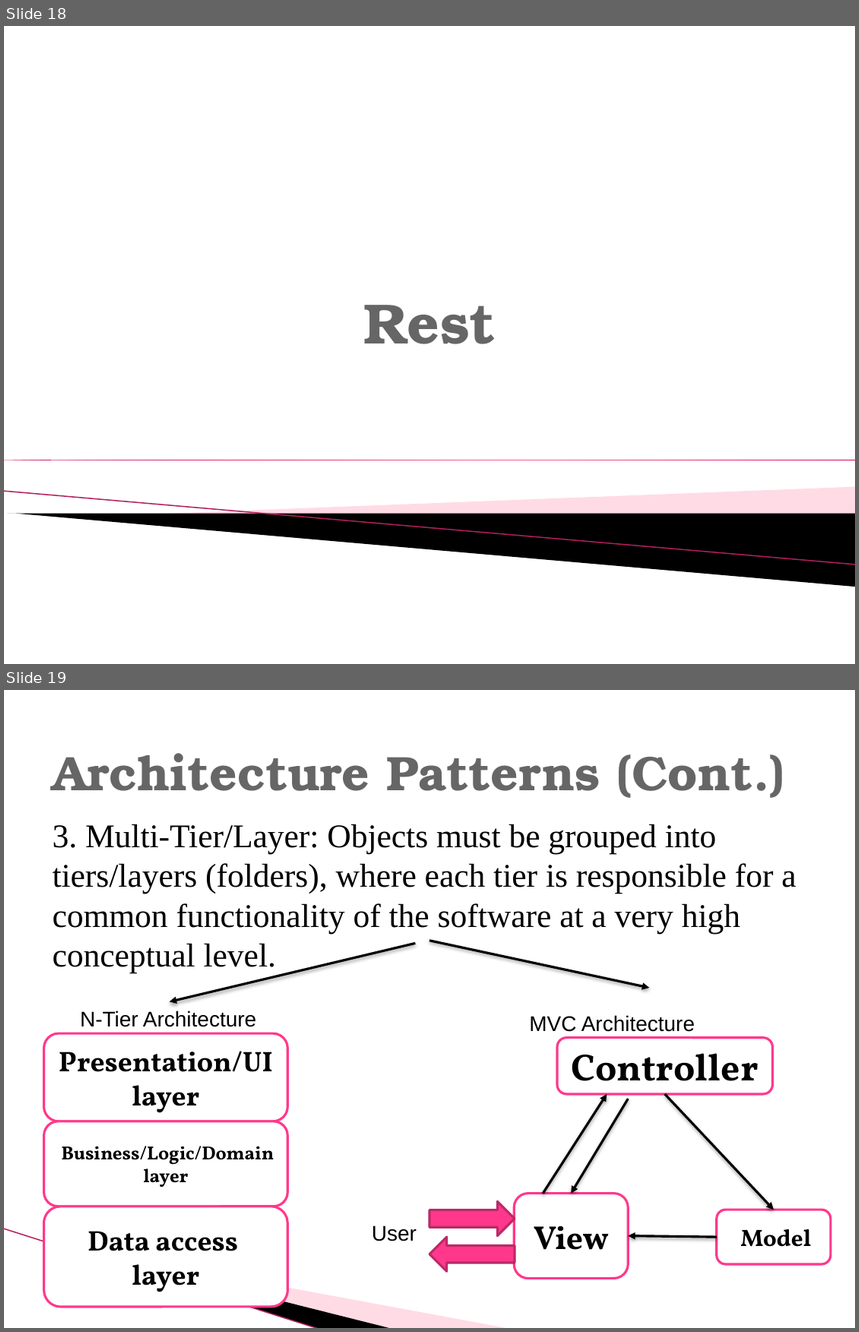
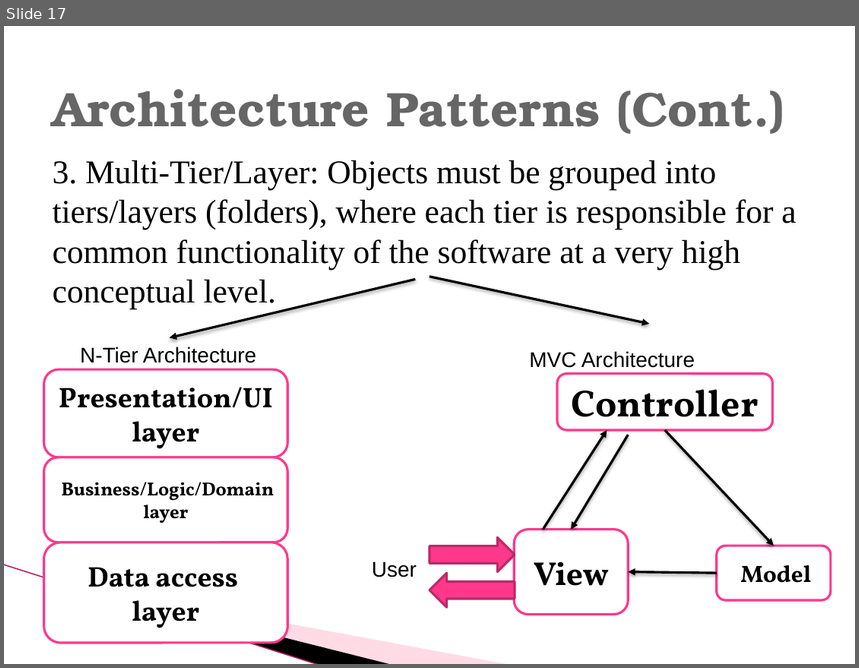
Before and after one commit to KShawki/CU, a slide deck: Security/Hussien-Lectures/Lec3 Securing architecture.pptx. Shown one above the other, each under a label of ours: slides 18 and 19 before the commit, slide 17 after it. The pictures are 859x1332 and 859x668 pixels, drawn with LibreOffice and Linux fonts; fonts in the diff are those of the drawing; background and template pictures are left out. Boxes give left, top, right and bottom in pixels: in the first picture for what was removed or moved away, otherwise in the second. Text is boxed around its words. In the diff, an @@ line names an element or a change of style, - is before the commit and + after.

```diff
--- a/Security/Hussien-Lectures/Lec3 Securing architecture.pptx
+++ b/Security/Hussien-Lectures/Lec3 Securing architecture.pptx
@@ slide 18 removed at <box>4,26,855,664</box>, background #FFFFFF @@
@@ title removed at <box>363,305,495,344</box> @@
-Rest
@@ right triangle removed at <box>4,460,855,460</box> @@
@@ line removed from (4, 492) to (855, 565) @@
@@ freeform shape removed at <box>161,487,855,532</box> @@
@@ freeform shape removed at <box>7,514,855,587</box> @@
@@ what was slide 19 is now slide 17 @@
```
Also in this commit, not shown: 1 slide changed, 3 other slides removed, 19 other files.
